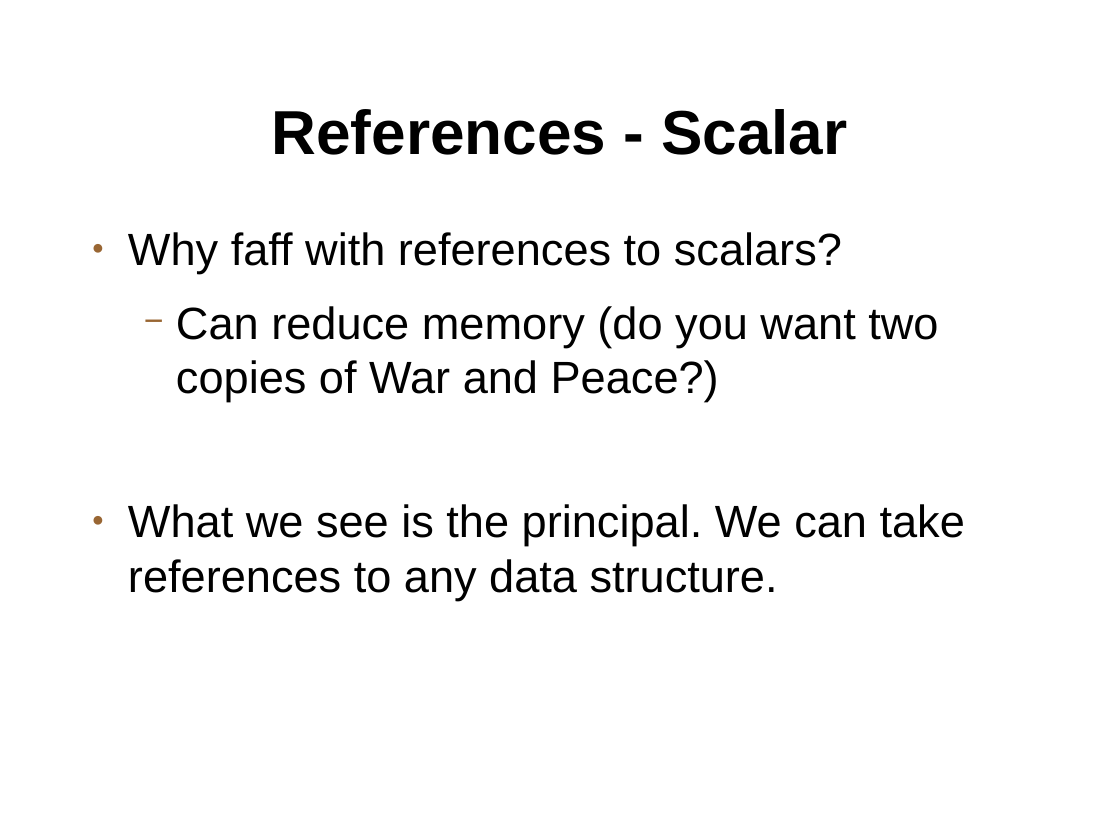
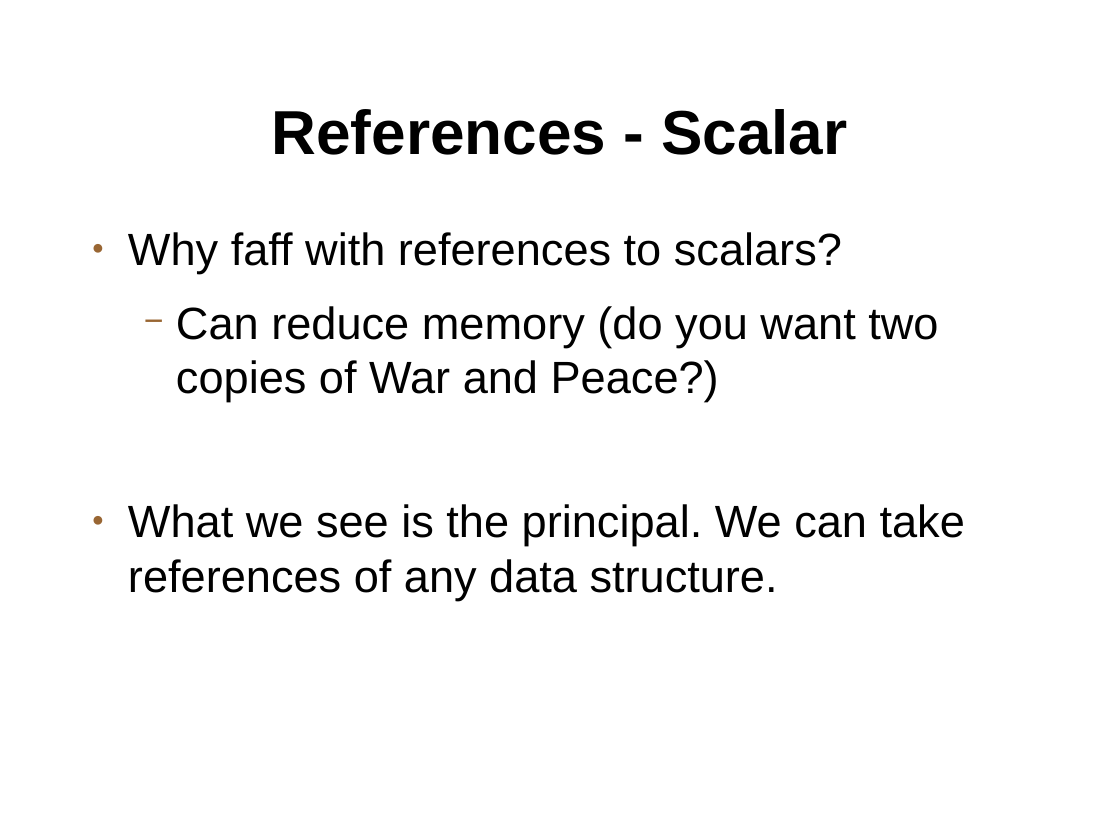
Before and after one commit to setitesuk/basic_perl_course, a slide deck: slide 12 of 11-references_and_extended_data_structures/references_and_extended_data_structures.odp. Drawn at 1120x840 pixels with LibreOffice and Linux fonts; fonts in the diff are those of the drawing; background and template pictures are left out. Boxes give left, top, right and bottom in pixels: in the first picture for what was removed or moved away, otherwise in the second. Text is boxed around its words. In the diff, an @@ line names an element or a change of style, - is before the commit and + after.

```diff
--- a/11-references_and_extended_data_structures/references_and_extended_data_structures.odp
+++ b/11-references_and_extended_data_structures/references_and_extended_data_structures.odp
@@ text at bbox=[128, 504, 965, 600]: text changed @@
-● What we see is the principal. We can take references to any data structure.
+● What we see is the principal. We can take references of any data structure.
```
Also in this commit, not shown: 1 other slide changed, 23 other files.
